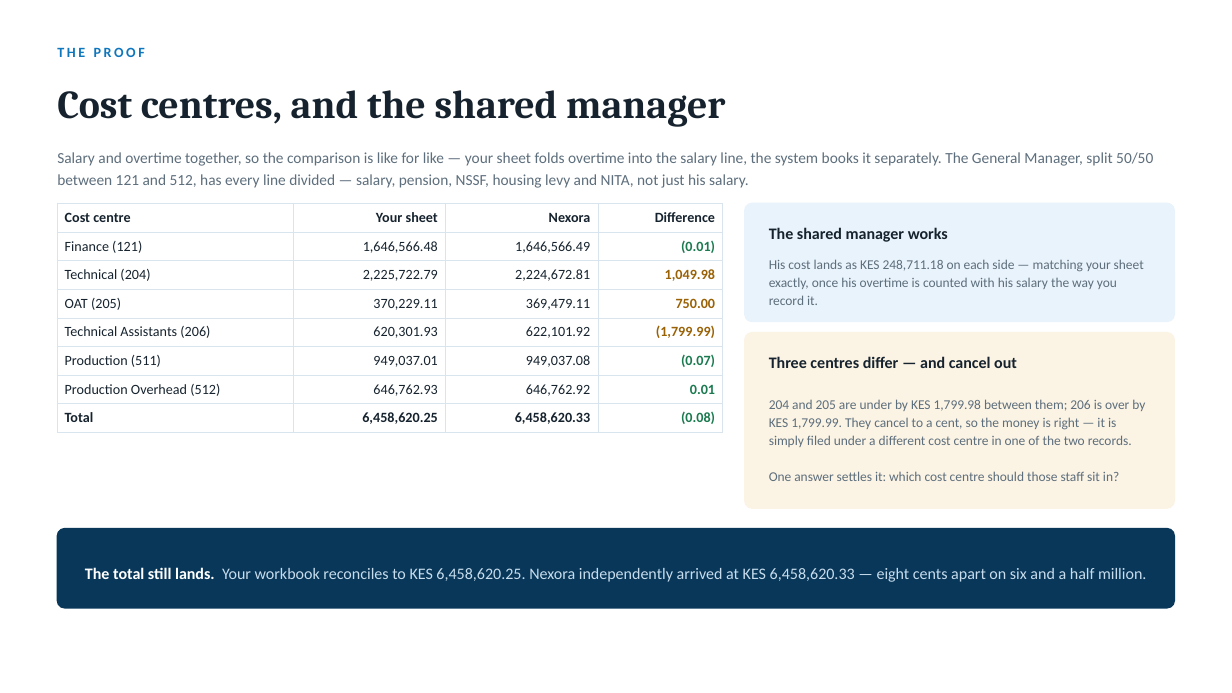
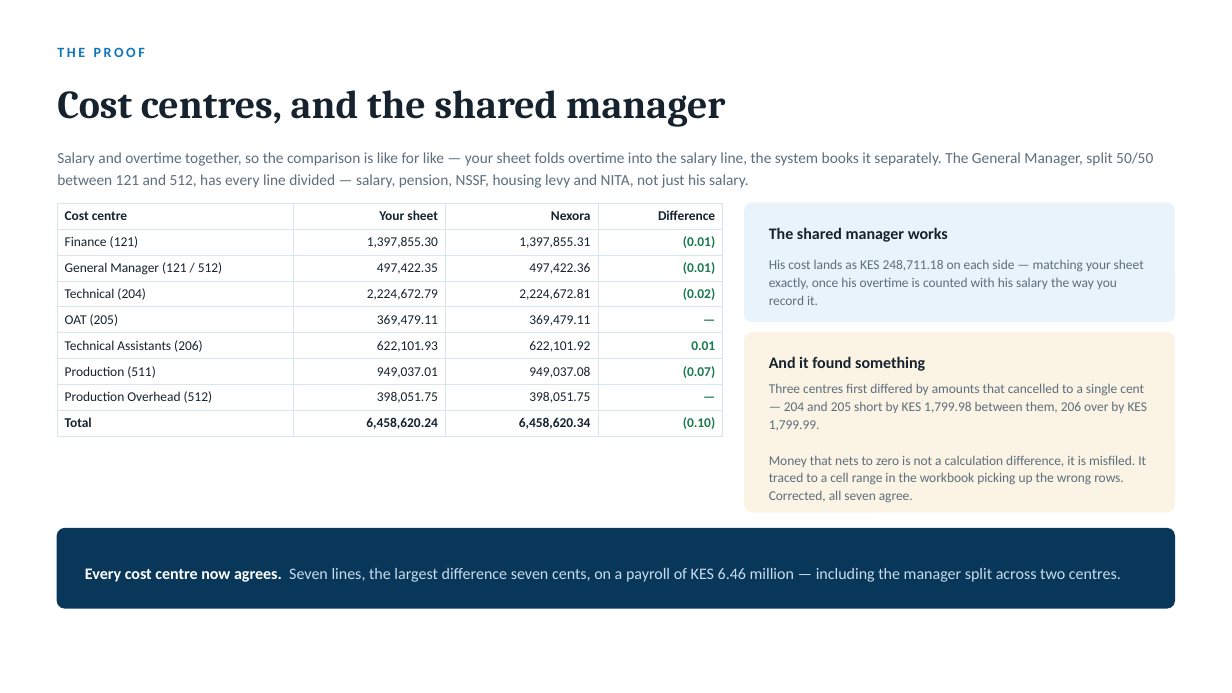
Before and after one commit to SirKuriaMugambi/Nexora, a slide deck: slide 6 of Nexora-Payroll-Presentation.pptx. Drawn at 1232x693 pixels with LibreOffice and Linux fonts; fonts in the diff are those of the drawing. Boxes give left, top, right and bottom in pixels: in the first picture for what was removed or moved away, otherwise in the second. Text is boxed around its words. In the diff, an @@ line names an element or a change of style, - is before the commit and + after.

```diff
--- a/Nexora-Payroll-Presentation.pptx
+++ b/Nexora-Payroll-Presentation.pptx
@@ table at box(57, 203, 723, 433) @@
-row 2: Finance (121) | 1,646,566.48 | 1,646,566.49 | (0.01)
-row 3: Technical (204) | 2,225,722.79 | 2,224,672.81 | 1,049.98
-row 4: OAT (205) | 370,229.11 | 369,479.11 | 750.00
-row 5: Technical Assistants (206) | 620,301.93 | 622,101.92 | (1,799.99)
+row 2: Finance (121) | 1,397,855.30 | 1,397,855.31 | (0.01)
+row 3: General Manager (121 / 512) | 497,422.35 | 497,422.36 | (0.01)
+row 4: Technical (204) | 2,224,672.79 | 2,224,672.81 | (0.02)
+row 5: OAT (205) | 369,479.11 | 369,479.11 | —
+row 6: Technical Assistants (206) | 622,101.93 | 622,101.92 | 0.01
-row 7: Production Overhead (512) | 646,762.93 | 646,762.92 | 0.01
+row 8: Production Overhead (512) | 398,051.75 | 398,051.75 | —
-row 8: Total | 6,458,620.25 | 6,458,620.33 | (0.08)
+row 9: Total | 6,458,620.24 | 6,458,620.34 | (0.10)
@@ rounded rectangle: place and size @@
-rounded rectangle at box(745, 333, 1175, 508)
+rounded rectangle at box(745, 333, 1175, 512)
@@ rounded rectangle at box(745, 333, 1175, 512): proportions changed @@
@@ text at box(769, 356, 925, 371): text changed @@
-Three centres differ — and cancel out
+And it found something
@@ text at box(769, 383, 1148, 503): text changed @@
-204 and 205 are under by KES 1,799.98 between them; 206 is over by KES 1,799.99. They cancel to a cent, so the money is right — it is simply filed under a different cost centre in one of the two records.
-One answer settles it: which cost centre should those staff sit in?
+Three centres first differed by amounts that cancelled to a single cent — 204 and 205 short by KES 1,799.98 between them, 206 over by KES 1,799.99.
+Money that nets to zero is not a calculation difference, it is misfiled. It traced to a cell range in the workbook picking up the wrong rows. Corrected, all seven agree.
@@ text at box(85, 568, 1121, 582): text changed @@
-The total still lands. Your workbook reconciles to KES 6,458,620.25. Nexora independently arrived at KES 6,458,620.33 — eight cents apart on six and a half million.
+Every cost centre now agrees. Seven lines, the largest difference seven cents, on a payroll of KES 6.46 million — including the manager split across two centres.
```
